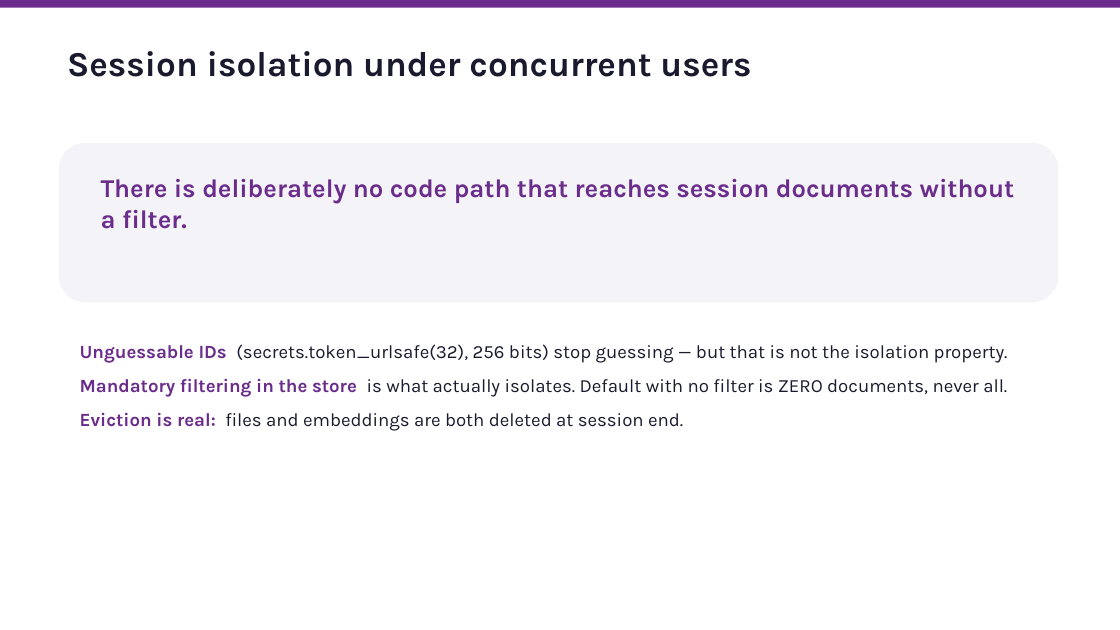
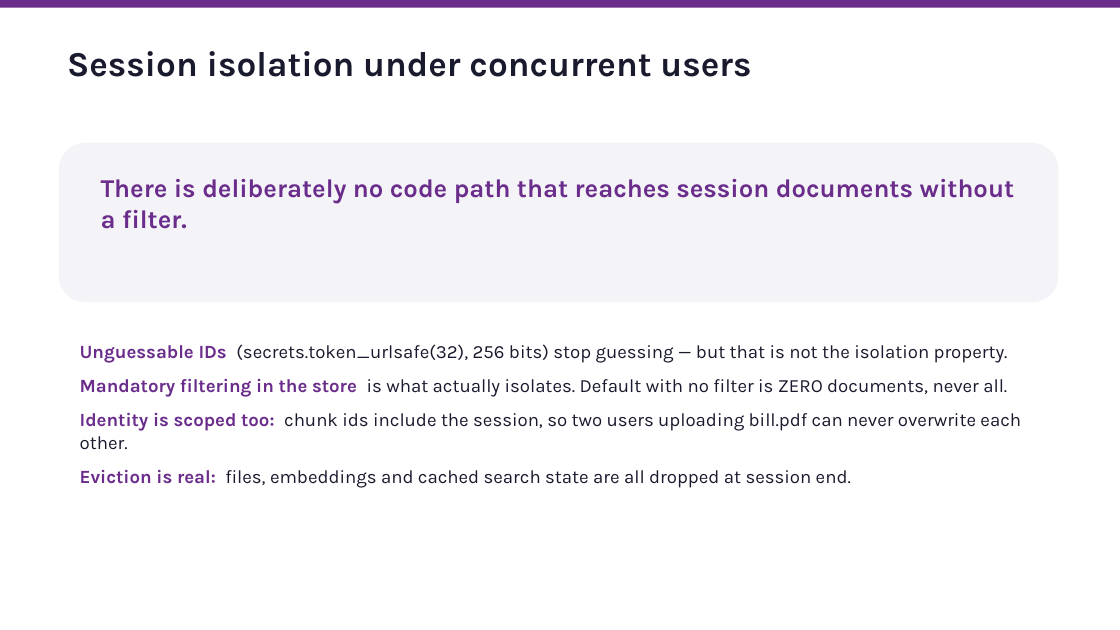
Before and after one commit to radwanism/Intelligent-Assistant, a slide deck: slide 17 of docs/TelecomEgypt_Assistant.pptx. Drawn at 1120x630 pixels with LibreOffice and Linux fonts; fonts in the diff are those of the drawing. Boxes give left, top, right and bottom in pixels: in the first picture for what was removed or moved away, otherwise in the second. Text is boxed around its words. In the diff, an @@ line names an element or a change of style, - is before the commit and + after.

```diff
--- a/docs/TelecomEgypt_Assistant.pptx
+++ b/docs/TelecomEgypt_Assistant.pptx
@@ text at (80,412,1021,488): text changed @@
-Eviction is real: files and embeddings are both deleted at session end.
+Identity is scoped too: chunk ids include the session, so two users uploading bill.pdf can never overwrite each other.
+Eviction is real: files, embeddings and cached search state are all dropped at session end.
```
Also in this commit, not shown: 9 other slides changed, 52 other files.
